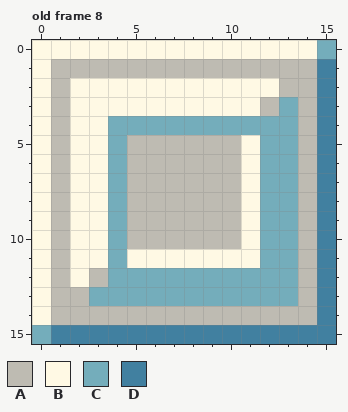
Pixel-art file, stored at docs/img/mapchip.ase. That is the earlier state.
16x16 pixels, 31 frames. Shown: old frame 8. The commit also changed other frames, which this record leaves out.
Palette (. is transparent): A #bebbb2  B #fff9e4  C #74adbb  D #4180a0
Pixels before, old frame 8, first column x 0:
 0 BBBBBBBBBBBBBBBC
 1 BAAAAAAAAAAAAAAD
 2 BABBBBBBBBBBBAAD
 3 BABBBBBBBBBBACAD
 4 BABBCCCCCCCCCCAD
 5 BABBCAAAAAABCCAD
 6 BABBCAAAAAABCCAD
 7 BABBCAAAAAABCCAD
 8 BABBCAAAAAABCCAD
 9 BABBCAAAAAABCCAD
10 BABBCAAAAAABCCAD
11 BABBCBBBBBBBCCAD
12 BABACCCCCCCCCCAD
13 BAACCCCCCCCCCCAD
14 BAAAAAAAAAAAAAAD
15 CDDDDDDDDDDDDDDD
New version:
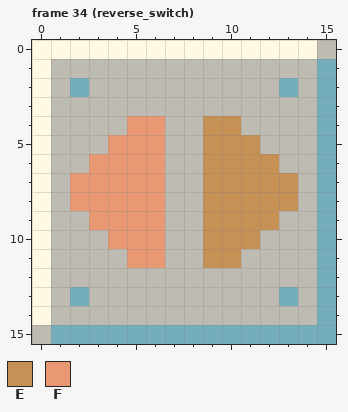
Colours new in this view: E #c59154  F #e89973
A new or re-ordered frame is compared with the old frame closest to it.
From old to new:
frames 31 -> 34
Changed rows in their new state; - is an unchanged pixel.
Frame 34 (reverse_switch) is new; against old frame 8:
first column x 0:
 0 ---------------A
 1 ---------------C
 2 --CAAAAAAAAAAC-C
 3 --AAAAAAAAAA-A-C
 4 --AAAFFAAEEAAA-C
 5 --AAFFF--EEEAA-C
 6 --AFFFF--EEEEA-C
 7 --FFFFF--EEEEE-C
 8 --FFFFF--EEEEE-C
 9 --AFFFF--EEEEA-C
10 --AAFFF--EEEAA-C
11 --AAAFFAAEEAAA-C
12 --A-AAAAAAAAAA-C
13 --CAAAAAAAAAA--C
14 ---------------C
15 ACCCCCCCCCCCCCCC
Pixel boxes of the changes (left, top, right, bottom) in both pictures:
changed: (32, 40, 336, 344)
